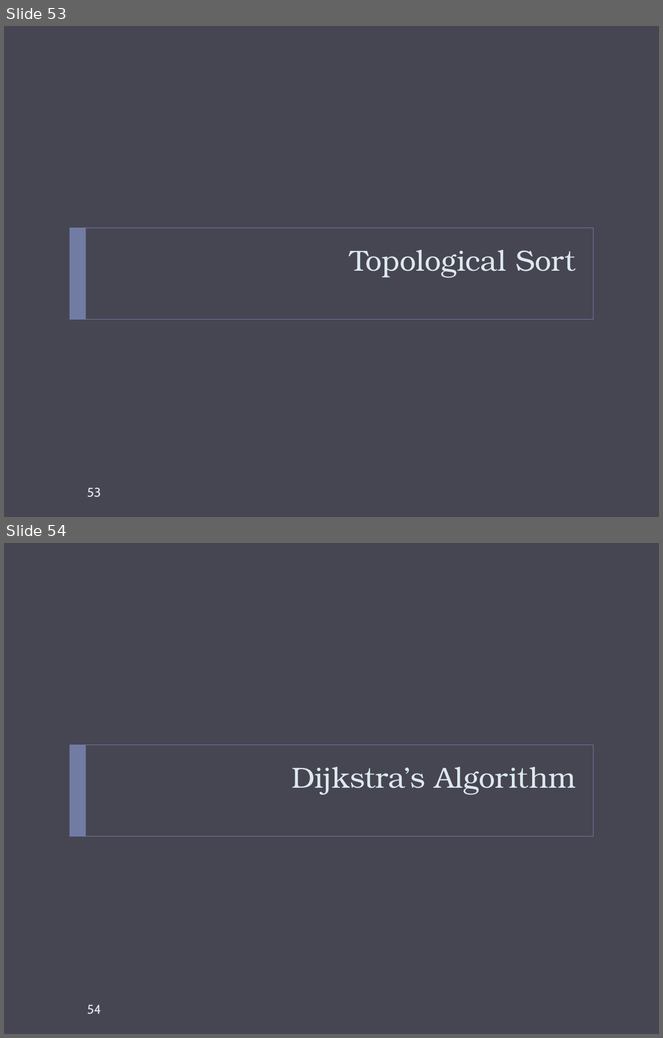
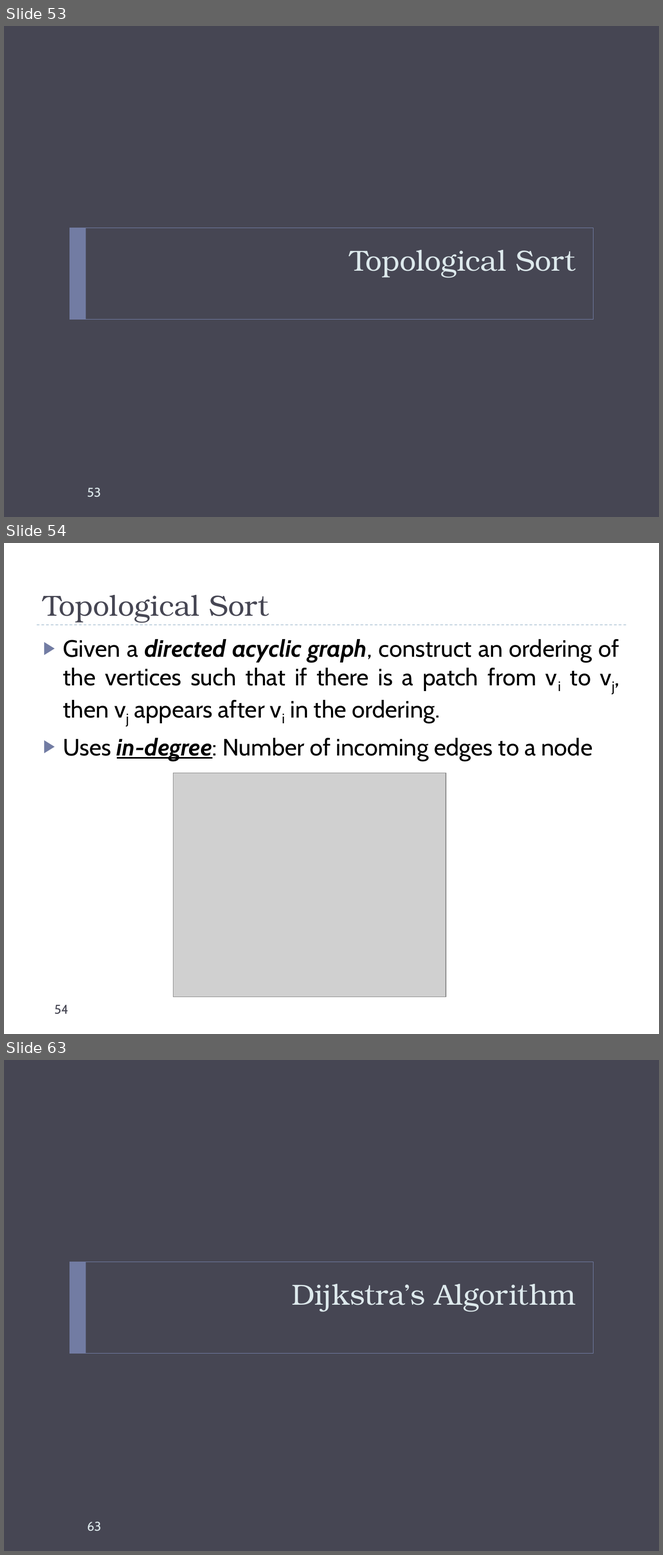
Before and after one commit to markfloryan/dsa2, a slide deck: slides/graphs-basic.pptx. Shown one above the other, each under a label of ours: slides 53 and 54 before the commit, slides 53, 54 and 63 after it; the slides between them are not shown. The pictures are 663x1038 and 663x1555 pixels, drawn with LibreOffice and Linux fonts; fonts in the diff are those of the drawing; grey boxes stand for pictures. Boxes give left, top, right and bottom in pixels: in the first picture for what was removed or moved away, otherwise in the second. Text is boxed around its words. In the diff, an @@ line names an element or a change of style, - is before the commit and + after.

Commit message:
small fixes to intro slides. Added graphs homework

```diff
--- a/slides/graphs-basic.pptx
+++ b/slides/graphs-basic.pptx
@@ slide 54 added at box(4, 543, 659, 1034), background #FFFFFF @@
@@ title added at box(43, 595, 269, 623), 32 pt, text #464653 @@
+Topological Sort
@@ line added from (37, 625) to (626, 625), #9FB8CD 0.75 pt dashed @@
@@ text added at box(63, 639, 620, 761), 26 pt, text #000000 @@
+▶ Given a directed acyclic graph, construct an ordering of the vertices such that if there is a patch from vi to vj, then vj appears after vi in the ordering.
+▶ Uses in-degree: Number of incoming edges to a node
@@ picture added at box(173, 773, 445, 997) @@
@@ page number added at box(54, 1005, 68, 1015), 14 pt, text #464653 @@
+54
@@ what was slide 54 is now slide 63 @@
@@ page number at box(87, 1522, 101, 1532): text changed @@
-54
+63
```
Also in this commit, not shown: 17 slides changed, 8 other slides added, 2 slides removed, 9 other files.
